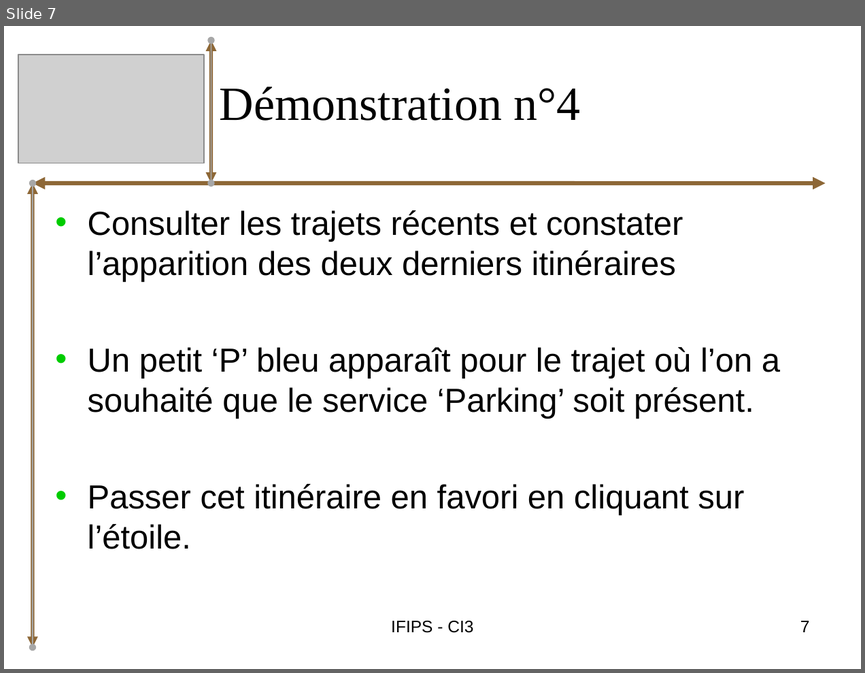
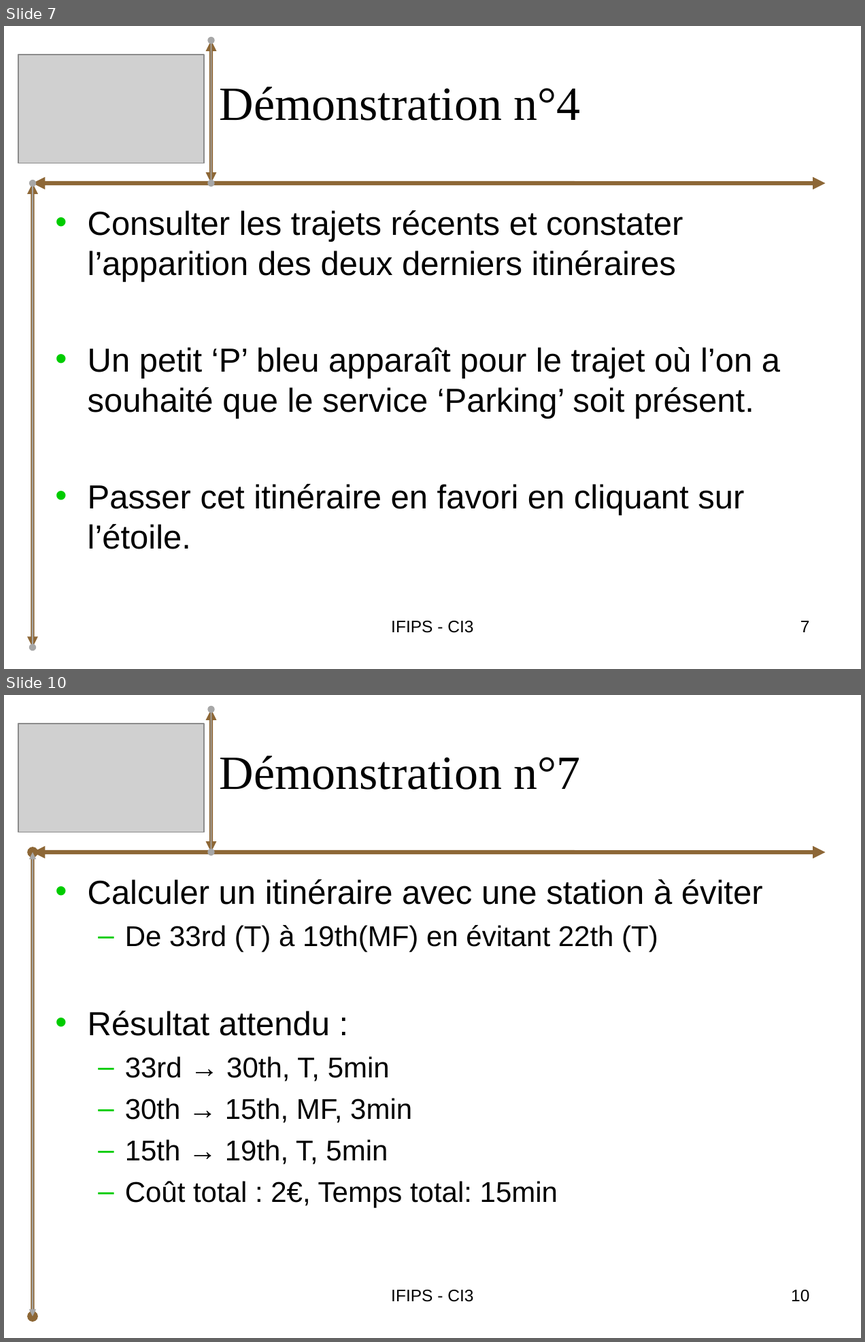
Before and after one commit to bryan-brancotte/projetgl-2008, a slide deck: doc/Soutenance/iGo_Soutenance_Pierrick.ppt. Shown one above the other, each under a label of ours: slide 7 before the commit, slides 7 and 10 after it; the slides between them are not shown. The pictures are 865x673 and 865x1342 pixels, drawn with LibreOffice and Linux fonts; fonts in the diff are those of the drawing; grey boxes stand for pictures. Boxes give left, top, right and bottom in pixels: in the first picture for what was removed or moved away, otherwise in the second. Text is boxed around its words. In the diff, an @@ line names an element or a change of style, - is before the commit and + after.

```diff
--- a/doc/Soutenance/iGo_Soutenance_Pierrick.ppt
+++ b/doc/Soutenance/iGo_Soutenance_Pierrick.ppt
@@ slide 10 added at (x1=4, y1=695, x2=861, y2=1338), background #FFFFFF @@
@@ double arrow added from (211, 852) to (211, 709), #8D6736 3 pt @@
@@ double arrow added from (211, 852) to (211, 709), #A7A7A7 0.99 pt @@
@@ picture added at (x1=18, y1=724, x2=205, y2=831) @@
@@ title added at (x1=220, y1=756, x2=581, y2=790), 40 pt, text #000000 @@
+Démonstration n°7
@@ double arrow added from (33, 852) to (825, 852), #8D6736 3.49 pt @@
@@ double arrow added from (33, 1317) to (33, 852), #8D6736 3 pt @@
@@ double arrow added from (33, 1317) to (33, 852), #A7A7A7 0.99 pt @@
@@ text added at (x1=88, y1=879, x2=763, y2=1207), 24 pt, text #000000 @@
+• Calculer un itinéraire avec une station à éviter
+  – De 33rd (T) à 19th(MF) en évitant 22th (T)
+• Résultat attendu :
+  – 33rd → 30th, T, 5min
+  – 30th → 15th, MF, 3min
+  – 15th → 19th, T, 5min
+  – Coût total : 2€, Temps total: 15min
@@ text added at (x1=391, y1=1289, x2=473, y2=1302), 14 pt, text #000000 @@
+IFIPS - CI3
@@ page number added at (x1=791, y1=1289, x2=809, y2=1302), 14 pt, text #000000 @@
+10
```
Also in this commit, not shown: 5 slides changed, 4 other slides added, 2 other files.
